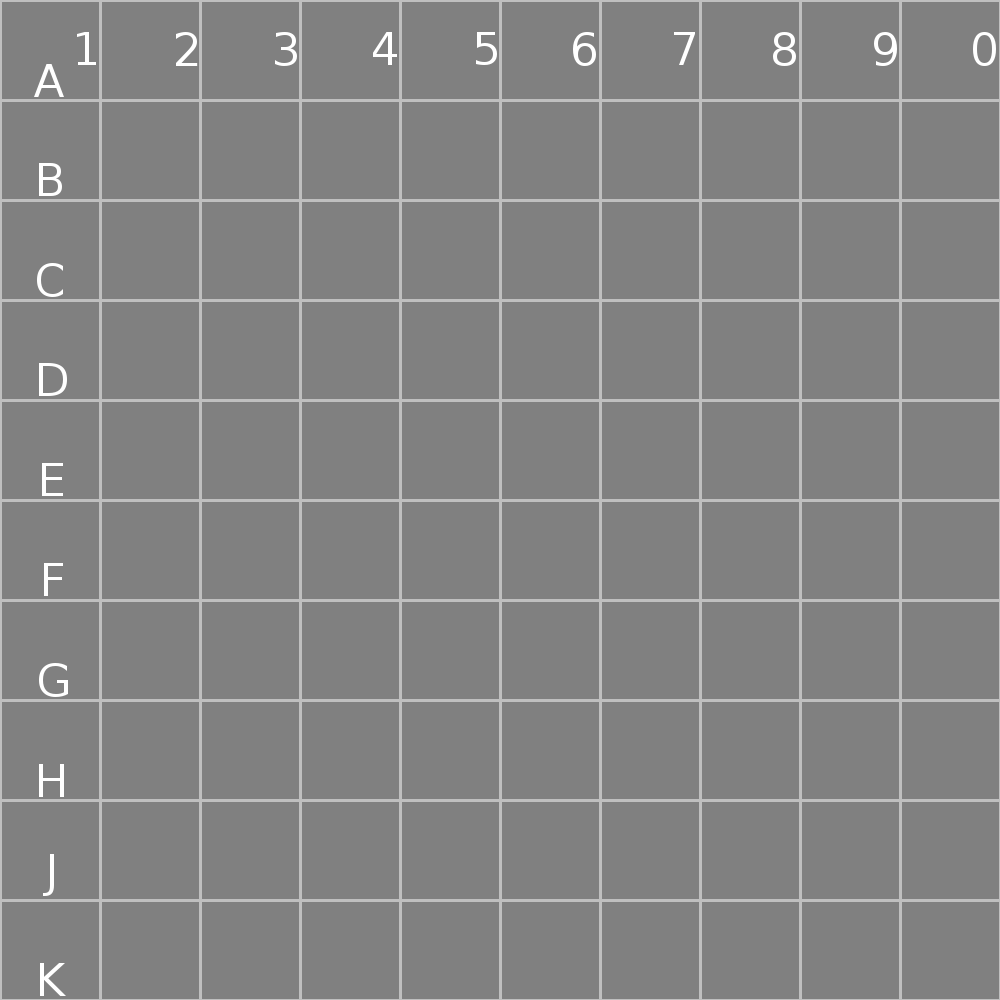
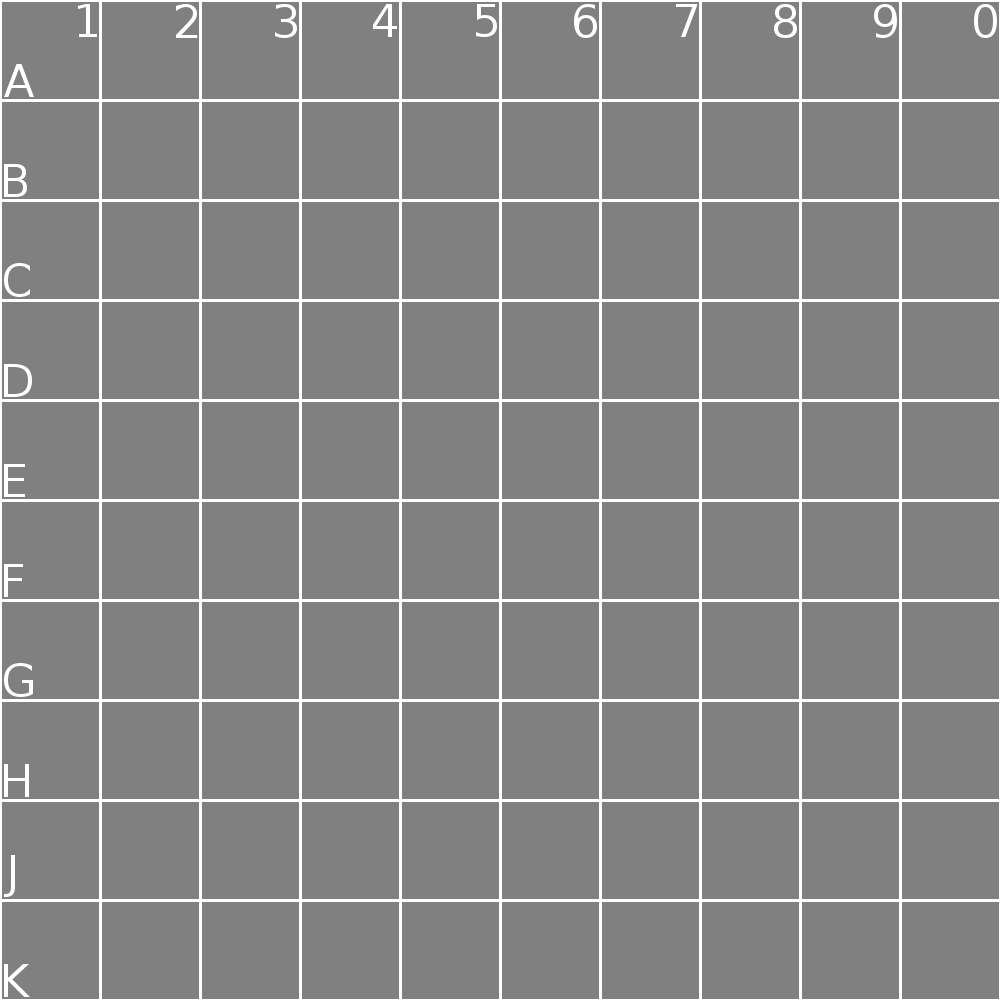
Revision of a layered 1000 x 1000 image; what changed, layer by layer:
added layer "Pasted Layer" above "Background" over [0, 0, 1000, 1000]
painted on "Background" over [0, 0, 1000, 1000]
